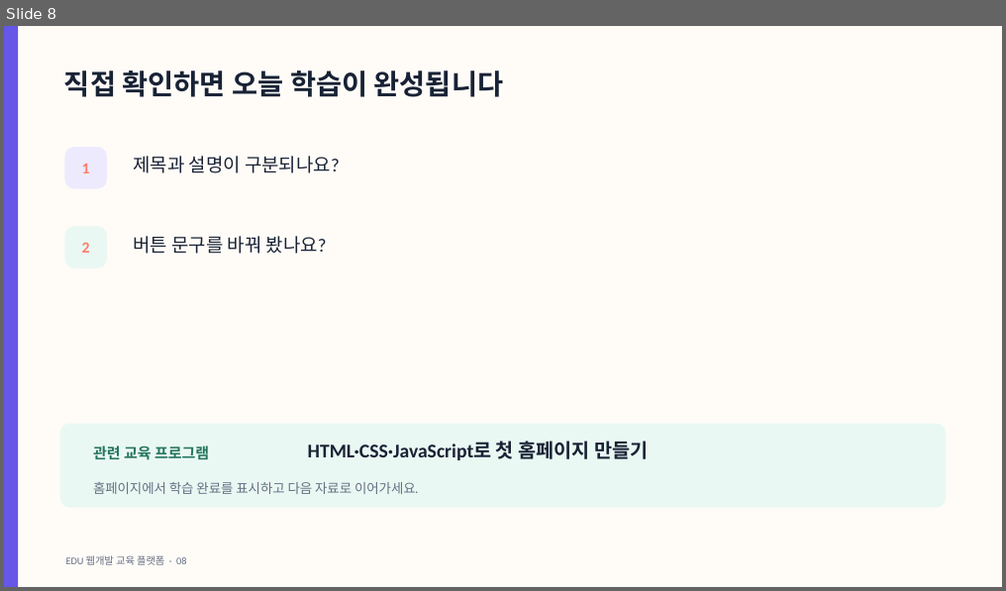
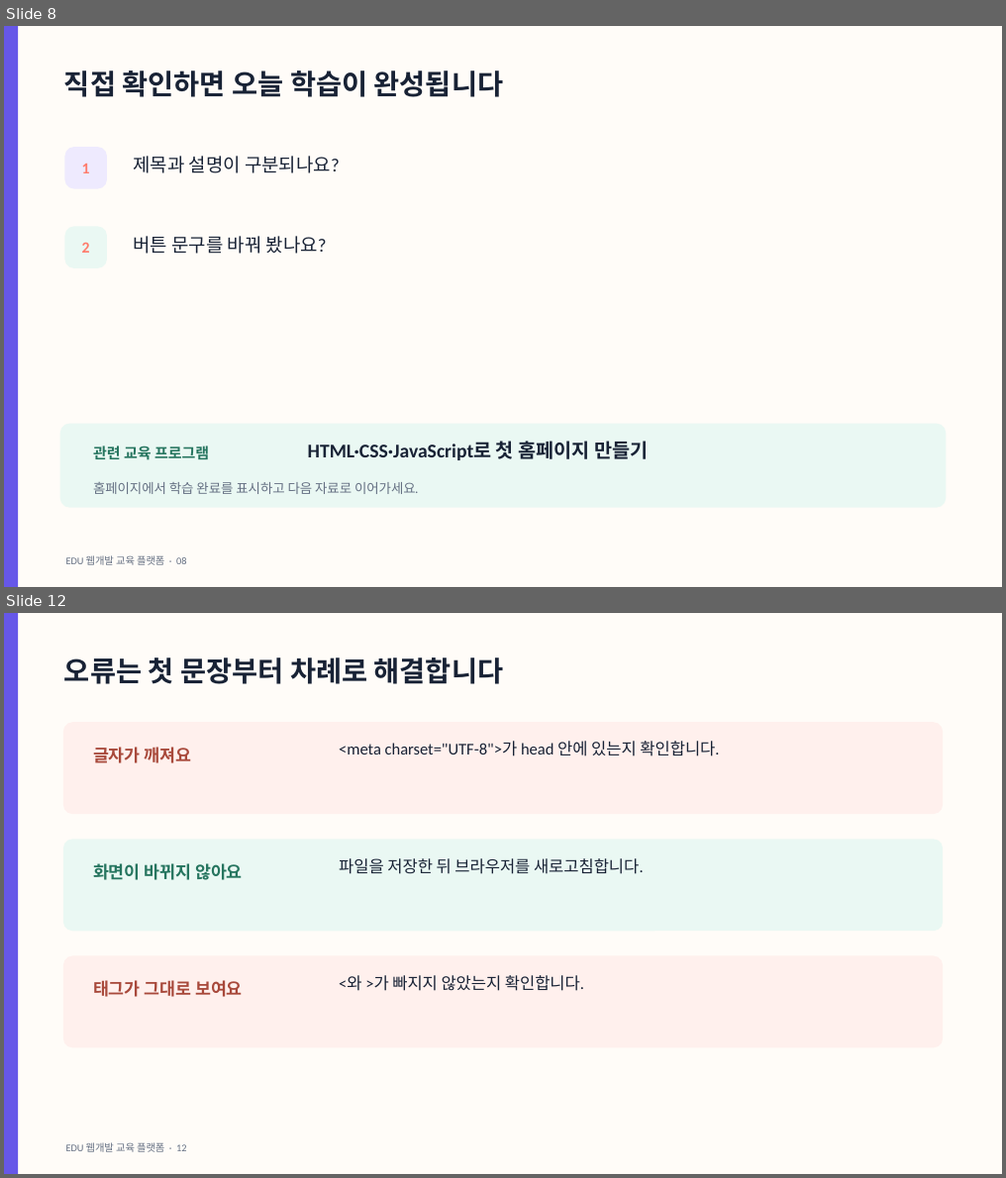
Before and after one commit to cursaman/edu, a slide deck: public/materials/foundation/html-first-page.pptx. Shown one above the other, each under a label of ours: slide 8 before the commit, slides 8 and 12 after it; the slides between them are not shown. The pictures are 1006x591 and 1006x1178 pixels, drawn with LibreOffice and Linux fonts; fonts in the diff are those of the drawing. Boxes give left, top, right and bottom in pixels: in the first picture for what was removed or moved away, otherwise in the second. Text is boxed around its words. In the diff, an @@ line names an element or a change of style, - is before the commit and + after.

Commit message:
대표 교육자료 6개 심화 콘텐츠 보강

```diff
--- a/public/materials/foundation/html-first-page.pptx
+++ b/public/materials/foundation/html-first-page.pptx
@@ slide 12 added at (4,613,1002,1174), background #FFFCF8 @@
@@ rectangle added at (4,613,18,1174), fill #6657E8 @@
@@ text added at (64,658,503,684), 27 pt, text #182235, bold @@
+오류는 첫 문장부터 차례로 해결합니다
@@ rounded rectangle added at (63,722,943,814), fill #FFF0ED @@
@@ text added at (93,747,192,763), 16.5 pt, text #A8493B, bold @@
+글자가 깨져요
@@ text added at (339,741,719,757), 15.8 pt, text #182235 @@
+<meta charset="UTF-8">가 head 안에 있는지 확인합니다.
@@ rounded rectangle added at (63,839,943,931), fill #EAF8F3 @@
@@ text added at (93,863,243,880), 16.5 pt, text #26755F, bold @@
+화면이 바뀌지 않아요
@@ text added at (339,859,644,874), 15.8 pt, text #182235 @@
+파일을 저장한 뒤 브라우저를 새로고침합니다.
@@ rounded rectangle added at (63,956,943,1048), fill #FFF0ED @@
@@ text added at (93,980,243,997), 16.5 pt, text #A8493B, bold @@
+태그가 그대로 보여요
@@ text added at (339,975,584,991), 15.8 pt, text #182235 @@
+<와 >가 빠지지 않았는지 확인합니다.
@@ text added at (66,1143,186,1153), 9.8 pt, text #657083 @@
+EDU 웹개발 교육 플랫폼 · 12
```
Also in this commit, not shown: 6 other slides added, 17 other files.
